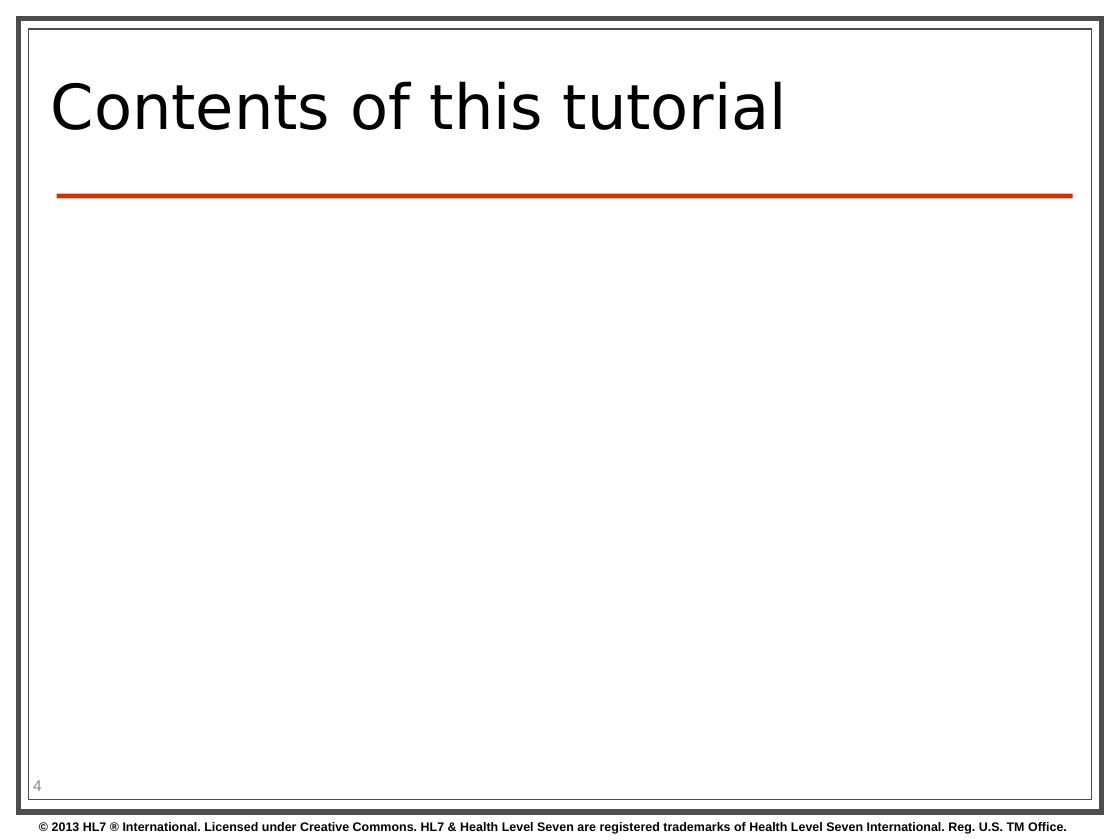
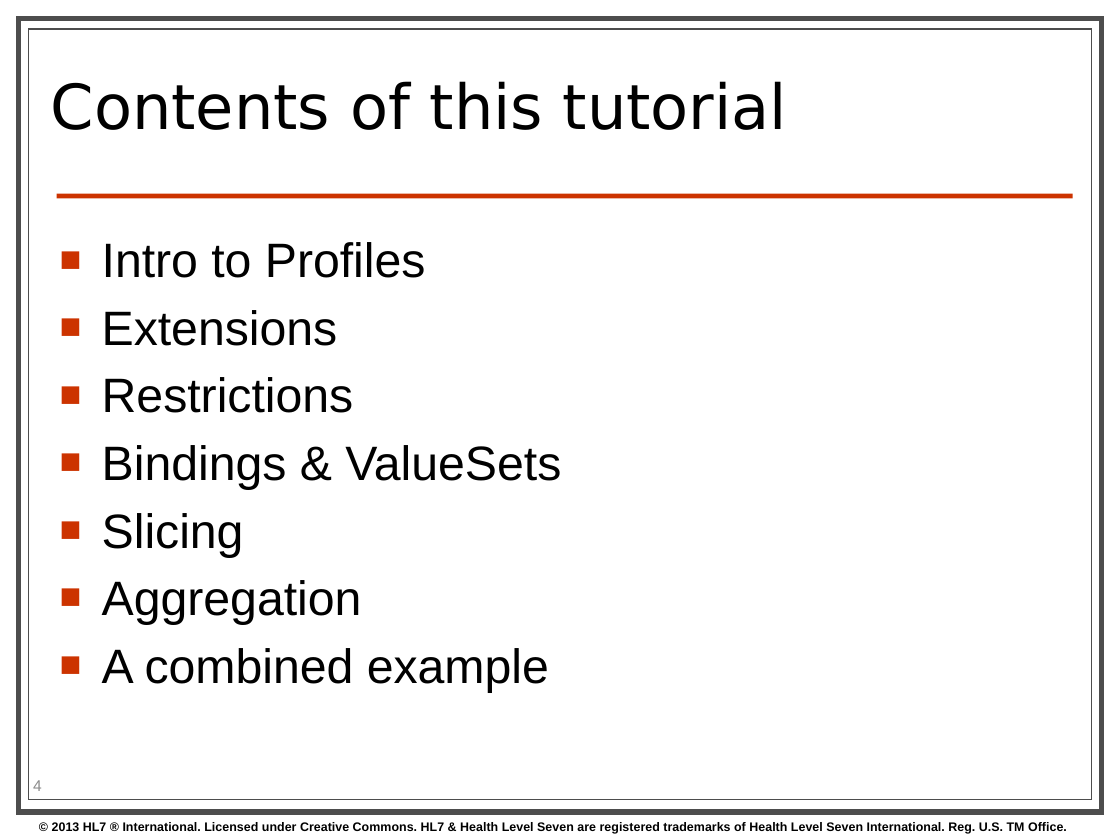
Before and after one commit to kevinpeterson/fhir, a slide deck: slide 4 of presentations/2014-01 Tutorials/201401 - San Antonio - Profiling FHIR.pptx. Drawn at 1120x840 pixels with LibreOffice and Linux fonts; fonts in the diff are those of the drawing; background and template pictures are left out. Boxes give left, top, right and bottom in pixels: in the first picture for what was removed or moved away, otherwise in the second. Text is boxed around its words. In the diff, an @@ line names an element or a change of style, - is before the commit and + after.

Commit message:
- Had the wrong version of the profile presentation - Small correction to definition of value[x] in profile, as discussed with Lloyd

```diff
--- a/presentations/2014-01 Tutorials/201401 - San Antonio - Profiling FHIR.pptx
+++ b/presentations/2014-01 Tutorials/201401 - San Antonio - Profiling FHIR.pptx
@@ text added at [102, 242, 561, 692], 31 pt, text #000000 @@
+■ Intro to Profiles
+■ Extensions
+■ Restrictions
+■ Bindings & ValueSets
+■ Slicing
+■ Aggregation
+■ A combined example
```
Also in this commit, not shown: 1 other slide changed, 4 other files.
